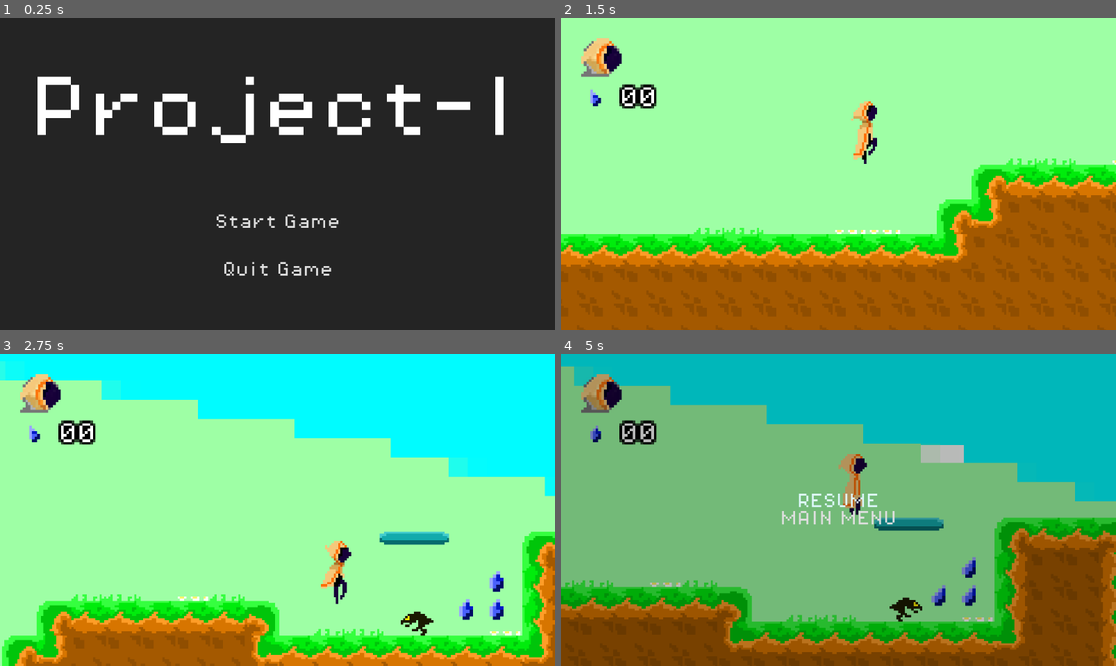
Above: before the commit, frames 1-4 (two rows, left to right).
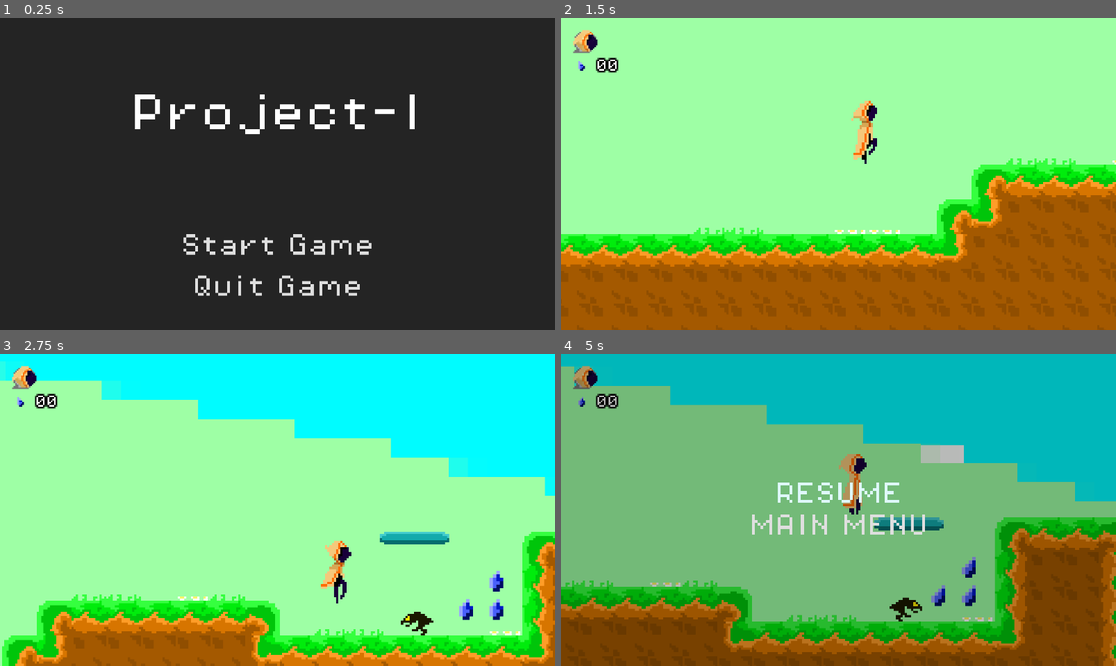
Above: after the commit, the same moments.

Repository: Kadu100C/Projeto-I
Game: Godot game, scene res://Scenes/menu_inicial.tscn
Same seed, same stepped clock (60 frames per second), same inputs: the game is played once before the commit and once after it.
Inputs:
- Up to frame 1 (0.25 s): no input
- Up to frame 2 (1.5 s): click "Start Game" at 0.5 s; hold D (move right) from 1.28 s (still down); tap Space (jump) at 1.35 s
- Up to frame 3 (2.75 s): keep holding D (move right); tap Space (jump) at 1.52, 1.82, 2.1, 2.27, 2.57 s
- Up to frame 4 (5 s): release D (move right) at 2.78 s; hold A (move left) 2.78-3.53 s; tap Space (jump) at 2.85, 3.6, 3.77, 4.07, 4.35, 4.52, 4.82 s; hold D (move right) from 3.53 s (still down); tap Escape (ui_cancel) at 4.9 s

The runs differ from the first frame. In frame 1, 6.4% of the frame differs, in the area x 6-91%, y 18-90%; in frame 2, 2.1%; in frame 3, 2.5%; in frame 4, 3.6%.

Commit message:
Final_final

Diff:
--- a/new-game-project/Scenes/animation_fade.tscn
+++ b/new-game-project/Scenes/animation_fade.tscn
@@ -1,6 +1,33 @@
 [gd_scene load_steps=5 format=3 uid="uid://dsu8638u1c4k2"]
 
 [ext_resource type="Script" uid="uid://b8b33f0f55j0s" path="res://Scripts/animation_fade.gd" id="1_jtrgs"]
+
+[sub_resource type="Animation" id="Animation_2vvnn"]
+length = 0.001
+tracks/0/type = "value"
+tracks/0/imported = false
+tracks/0/enabled = true
+tracks/0/path = NodePath(".:color")
+tracks/0/interp = 1
+tracks/0/loop_wrap = true
+tracks/0/keys = {
+"times": PackedFloat32Array(0),
+"transitions": PackedFloat32Array(1),
+"update": 0,
+"values": [Color(0, 0, 0, 1)]
+}
+tracks/1/type = "value"
+tracks/1/imported = false
+tracks/1/enabled = true
+tracks/1/path = NodePath(".:visible")
+tracks/1/interp = 1
+tracks/1/loop_wrap = true
+tracks/1/keys = {
+"times": PackedFloat32Array(0),
+"transitions": PackedFloat32Array(1),
+"update": 1,
+"values": [true]
+}
 
 [sub_resource type="Animation" id="Animation_rtohe"]
 resource_name = "fade"
@@ -30,33 +57,6 @@
 "values": [false, true, true]
 }
 
-[sub_resource type="Animation" id="Animation_2vvnn"]
-length = 0.001
-tracks/0/type = "value"
-tracks/0/imported = false
-tracks/0/enabled = true
-tracks/0/path = NodePath(".:color")
-tracks/0/interp = 1
-tracks/0/loop_wrap = true
-tracks/0/keys = {
-"times": PackedFloat32Array(0),
-"transitions": PackedFloat32Array(1),
-"update": 0,
-"values": [Color(0, 0, 0, 1)]
-}
-tracks/1/type = "value"
-tracks/1/imported = false
-tracks/1/enabled = true
-tracks/1/path = NodePath(".:visible")
-tracks/1/interp = 1
-tracks/1/loop_wrap = true
-tracks/1/keys = {
-"times": PackedFloat32Array(0),
-"transitions": PackedFloat32Array(1),
-"update": 1,
-"values": [true]
-}
-
 [sub_resource type="AnimationLibrary" id="AnimationLibrary_ycgup"]
 _data = {
 &"RESET": SubResource("Animation_2vvnn"),
--- a/new-game-project/Scenes/fase_1.tscn
+++ b/new-game-project/Scenes/fase_1.tscn
@@ -310,7 +310,7 @@
 position = Vector2(65, -16)
 
 [node name="Camera2D" type="Camera2D" parent="Player"]
-zoom = Vector2(4.5, 4.5)
+zoom = Vector2(7.5, 7.5)
 limit_left = -50
 limit_top = -320
 limit_right = 1550
--- a/new-game-project/Scenes/fase_2.tscn
+++ b/new-game-project/Scenes/fase_2.tscn
@@ -254,7 +254,7 @@
 position = Vector2(-10, -16)
 
 [node name="Camera2D" type="Camera2D" parent="Player"]
-zoom = Vector2(4.5, 4.5)
+zoom = Vector2(7.5, 7.5)
 limit_left = -50
 limit_top = -350
 limit_right = 1760
--- a/new-game-project/Scenes/fase_3.tscn
+++ b/new-game-project/Scenes/fase_3.tscn
@@ -167,7 +167,7 @@
 
 [node name="Camera2D" type="Camera2D" parent="."]
 position = Vector2(77, -33)
-zoom = Vector2(6, 6)
+zoom = Vector2(9, 9)
 
 [node name="TileMap2" type="TileMap" parent="."]
 tile_set = SubResource("TileSet_dm0oo")
--- a/new-game-project/Scenes/menu_inicial.tscn
+++ b/new-game-project/Scenes/menu_inicial.tscn
@@ -5,7 +5,7 @@
 
 [sub_resource type="LabelSettings" id="LabelSettings_u4fxu"]
 
-[node name="CanvasLayer" type="CanvasLayer"]
+[node name="menu_inicial" type="CanvasLayer"]
 script = ExtResource("1_r68fw")
 
 [node name="ColorRect" type="ColorRect" parent="."]
@@ -22,10 +22,10 @@
 anchor_top = 1.0
 anchor_right = 0.5
 anchor_bottom = 1.0
-offset_left = -126.0
-offset_top = -240.0
-offset_right = 126.0
-offset_bottom = -153.0
+offset_left = -335.0
+offset_top = -331.0
+offset_right = 335.0
+offset_bottom = -244.0
 grow_horizontal = 2
 grow_vertical = 0
 size_flags_vertical = 8
@@ -34,6 +34,7 @@
 layout_mode = 2
 size_flags_vertical = 4
 theme = ExtResource("2_envsn")
+theme_override_font_sizes/font_size = 80
 text = "Start Game"
 
 [node name="VBoxContainer2" type="VBoxContainer" parent="."]
@@ -54,19 +55,23 @@
 [node name="quit_game" type="Button" parent="VBoxContainer2"]
 layout_mode = 2
 theme = ExtResource("2_envsn")
+theme_override_font_sizes/font_size = 80
 text = "Quit Game"
 
 [node name="Label" type="Label" parent="."]
-anchors_preset = 4
+anchors_preset = -1
+anchor_left = 0.234
 anchor_top = 0.5
-anchor_bottom = 0.5
-offset_top = -202.0
-offset_right = 133.0
-offset_bottom = -186.0
+anchor_right = 0.765
+anchor_bottom = 0.557
+offset_left = 0.719971
+offset_top = -276.0
+offset_right = -900.8
+offset_bottom = -321.56
+grow_horizontal = 2
 grow_vertical = 2
 scale = Vector2(8.63685, 8.63685)
 size_flags_horizontal = 4
-size_flags_vertical = 1
 theme = ExtResource("2_envsn")
 text = "Project-I"
 label_settings = SubResource("LabelSettings_u4fxu")
--- a/new-game-project/Scenes/pause_menu.tscn
+++ b/new-game-project/Scenes/pause_menu.tscn
@@ -30,16 +30,19 @@
 offset_bottom = 33.0
 grow_horizontal = 2
 grow_vertical = 2
+theme_override_constants/separation = 30
 
 [node name="resume_btn" type="Button" parent="menu_holder"]
 layout_mode = 2
 theme = ExtResource("2_1och7")
+theme_override_font_sizes/font_size = 80
 shortcut = SubResource("Shortcut_1och7")
 text = "RESUME"
 
 [node name="quit_btn" type="Button" parent="menu_holder"]
 layout_mode = 2
 theme = ExtResource("2_1och7")
+theme_override_font_sizes/font_size = 80
 text = "MAIN MENU"
 
 [connection signal="pressed" from="menu_holder/resume_btn" to="." method="_on_resume_btn_pressed"]
--- a/new-game-project/Scenes/player.tscn
+++ b/new-game-project/Scenes/player.tscn
@@ -140,6 +140,7 @@
 sprite_frames = SubResource("SpriteFrames_x3wgy")
 animation = &"5 DIe"
 autoplay = "1 Idle"
+frame = 1
 frame_progress = 1.0
 
 [node name="CollisionShape2D" type="CollisionShape2D" parent="."]
--- a/new-game-project/Scenes/tela_final.tscn
+++ b/new-game-project/Scenes/tela_final.tscn
@@ -1,9 +1,7 @@
-[gd_scene load_steps=4 format=3 uid="uid://bijqwahtqmist"]
+[gd_scene load_steps=3 format=3 uid="uid://bijqwahtqmist"]
 
 [ext_resource type="Script" uid="uid://dhrwadux1pd8x" path="res://Scripts/tela_final.gd" id="1_wsgnc"]
 [ext_resource type="Theme" uid="uid://bxfpwm1v2pme1" path="res://pause_menu.tres" id="2_2lcch"]
-
-[sub_resource type="GDScript" id="GDScript_wsgnc"]
 
 [node name="CanvasLayer" type="CanvasLayer"]
 script = ExtResource("1_wsgnc")
@@ -21,30 +19,28 @@
 anchor_top = 0.5
 anchor_right = 1.0
 anchor_bottom = 0.5
-offset_top = 164.0
-offset_bottom = 196.0
+offset_top = 272.0
+offset_bottom = 352.0
 grow_horizontal = 2
 grow_vertical = 2
 
 [node name="main_menu" type="Button" parent="VBoxContainer"]
 layout_mode = 2
 theme = ExtResource("2_2lcch")
+theme_override_font_sizes/font_size = 80
 text = "Main Menu"
 
 [node name="Label" type="Label" parent="."]
-anchors_preset = 4
-anchor_top = 0.5
-anchor_bottom = 0.5
-offset_top = -137.0
-offset_right = 292.0
-offset_bottom = -102.0
-grow_vertical = 2
-scale = Vector2(3.93657, 3.93657)
+anchors_preset = 5
+anchor_left = 0.5
+anchor_right = 0.5
+offset_left = -412.5
+offset_top = 364.0
+offset_right = 412.5
+offset_bottom = 484.0
+grow_horizontal = 2
 theme = ExtResource("2_2lcch")
-text = "Game End!!
-"
-horizontal_alignment = 1
-vertical_alignment = 1
-script = SubResource("GDScript_wsgnc")
+theme_override_font_sizes/font_size = 150
+text = "End game!!!"
 
 [connection signal="pressed" from="VBoxContainer/main_menu" to="." method="_on_button_pressed"]
--- a/new-game-project/Scripts/menu_inicial.gd
+++ b/new-game-project/Scripts/menu_inicial.gd
@@ -1,9 +1,11 @@
 extends CanvasLayer
+
 
 
 func _on_start_game_pressed() -> void:
 	get_tree().change_scene_to_file("res://Scenes/fase_1.tscn")
-
+	print_debug("okay")
+	Globals.coins = 0
 
 func _on_quit_game_pressed() -> void:
 	get_tree().quit()
--- a/new-game-project/Scripts/pause_menu.gd
+++ b/new-game-project/Scripts/pause_menu.gd
@@ -1,6 +1,7 @@
 extends CanvasLayer
 
 @onready var resume_btn: Button = $menu_holder/resume_btn
+@onready var quit_btn: Button = $menu_holder/quit_btn
 
 # Called when the node enters the scene tree for the first time.
 func _ready() -> void:
@@ -10,7 +11,6 @@
 # Called every frame. 'delta' is the elapsed time since the previous frame.
 func _process(delta: float) -> void:
 	pass
-
 
 func _unhandled_input(event):
 	if event.is_action_pressed("ui_cancel"):
@@ -23,4 +23,5 @@
 	visible = false
 
 func _on_quit_btn_pressed() -> void:
+	get_tree().paused = false
 	get_tree().change_scene_to_file("res://Scenes/menu_inicial.tscn")
--- a/new-game-project/Scripts/player.gd
+++ b/new-game-project/Scripts/player.gd
@@ -15,7 +15,7 @@
 		velocity += get_gravity() * delta
 
 	# Handle jump.
-	if Input.is_action_just_pressed("jump") and is_on_floor():
+	if Input.is_action_just_pressed("jump") and is_on_floor() and is_alive == true:
 		velocity.y = JUMP_VELOCITY
 
 
--- a/new-game-project/Scripts/tela_final.gd
+++ b/new-game-project/Scripts/tela_final.gd
@@ -3,21 +3,7 @@
 @onready var label: Label = $Label
 
 
-# Called when the node enters the scene tree for the first time.
-func _ready() -> void:
-	pass # Replace with function body.
-
-
-# Called every frame. 'delta' is the elapsed time since the previous frame.
-func _process(delta: float) -> void:
-	pass
-
 
 func _on_button_pressed() -> void:
 	AnimationFade.load_scene("res://Scenes/menu_inicial.tscn")
 	#get_tree().change_scene_to_file("res://Scenes/menu_inicial.tscn")
-
-
-
-func _add_point():
-	label.text = " str(Globals.coins += 0) "
--- a/new-game-project/project.godot
+++ b/new-game-project/project.godot
@@ -19,6 +19,12 @@
 
 Globals="*res://singletons/globals.gd"
 AnimationFade="*res://Scenes/animation_fade.tscn"
+
+[display]
+
+window/size/viewport_width=1920
+window/size/viewport_height=1080
+window/size/mode=3
 
 [global_group]
 
Not shown, changed: Project-I.exe
